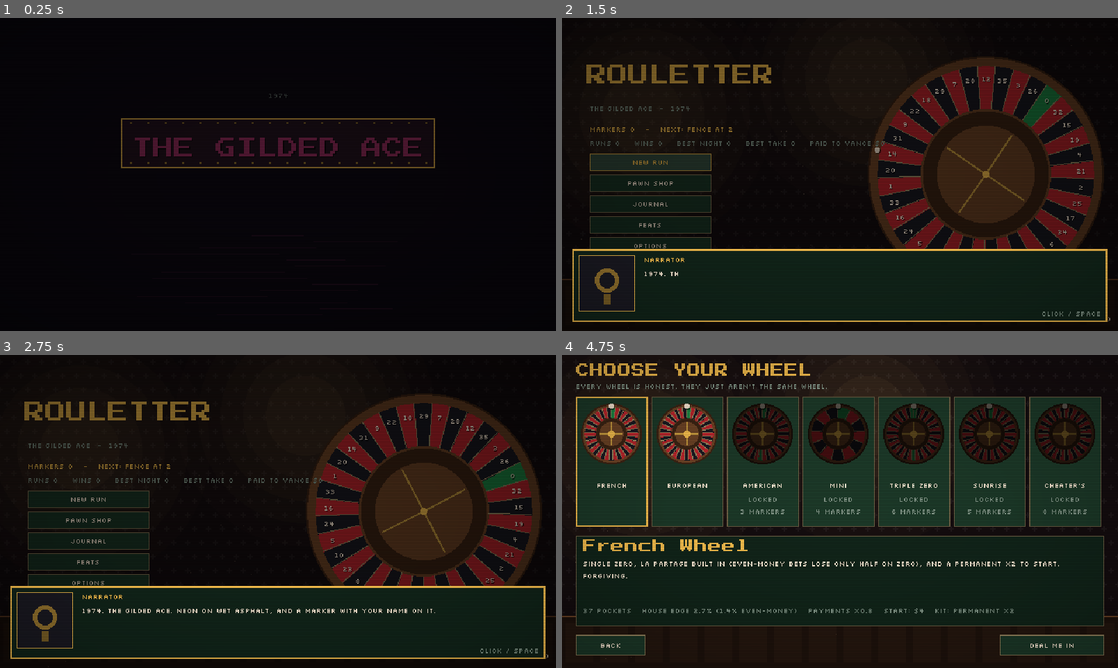
Above: before the commit, frames 1-4 (two rows, left to right).
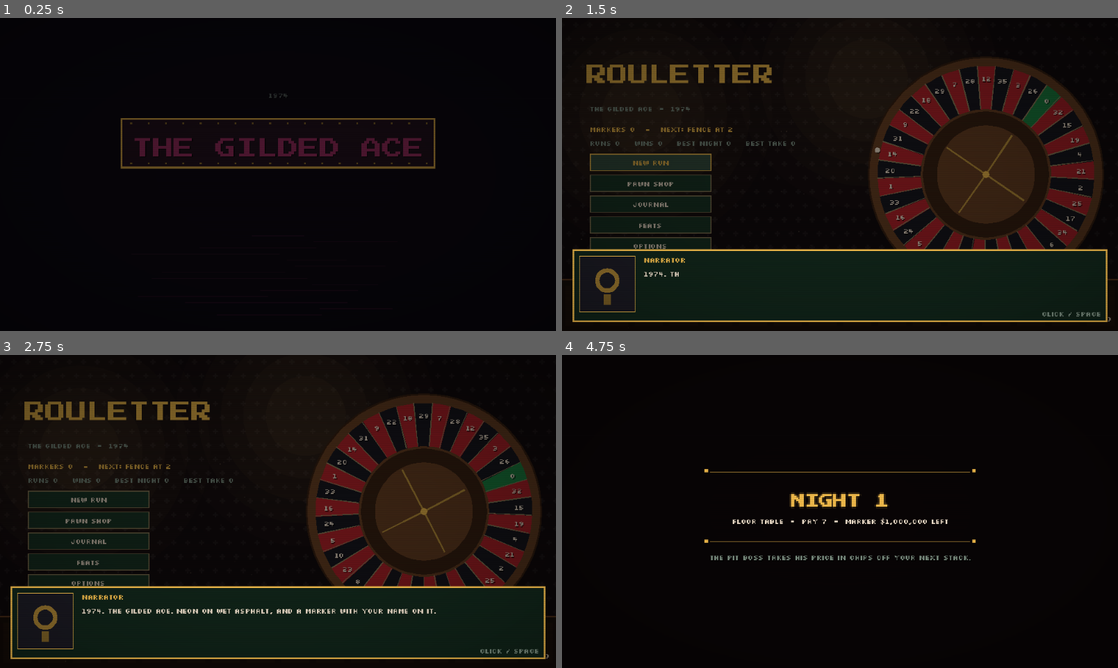
Above: after the commit, the same moments.

Repository: sugnauk/Rouletter
Game: Godot game, scene res://scenes/main.tscn
Two runs of this game, one before a commit and one after it. Both use one fixed random seed, a clock stepped at 60 frames per second and the inputs below.
Inputs (mouse positions are in pixels of both pictures, inside the frame that each line leads up to):
- Up to frame 1 (0.25 s): no input
- Up to frame 2 (1.5 s): tap Enter at 0.5, 0.6 s; hold Right 0.53-1.25 s; click (840, 174) at 0.67 s; tap Space at 0.77 s; tap Keypad Enter at 0.8 s; click "New Run" at 1.25 s
- Up to frame 3 (2.75 s): click "New Run" at 2 s
- Up to frame 4 (4.75 s): move the mouse to (840, 511) at 2.77 s; hold Left 2.78-3.53 s; tap Keypad Enter at 2.85, 4.55 s; click (840, 511) at 2.92 s; tap Space at 3.02, 4.52 s; tap L at 3.05, 3.6 s; move the mouse to (895, 442) at 3.52 s; hold Right from 3.53 s (still down); click (895, 442) at 3.67 s; tap Enter at 3.8, 4.35 s; move the mouse to (812, 574) at 4.27 s; click (812, 574) at 4.42 s

The runs differ from the first frame. In frame 1, 0.5% of the frame differs, in the area x 21-79%, y 24-49%; in frame 2, 3.0%; in frame 3, 3.4%; in frame 4, 71%, in the area x 0-100%, y 0-98%.

Commit message:
0.0.17: fractional scaling (no black borders), one-wheel-at-a-time selector with prev/next, title stats tidy
Co-Authored-By: Claude Opus 5.5 <noreply@anthropic.com>
Claude-Session: https://claude.ai/code/session_013q6d3yRkHgTahmnKYGjD8n

Diff:
--- a/core/version.gd
+++ b/core/version.gd
@@ -4,7 +4,7 @@
 ## The deploy workflow overwrites BUILD with the commit hash and build time, so "dev" means a
 ## local/editor run.
 
-const VERSION := "0.0.16"
+const VERSION := "0.0.17"
 const BUILD := "dev"
 
 
--- a/project.godot
+++ b/project.godot
@@ -34,7 +34,7 @@
 window/stretch/mode="canvas_items"
 window/stretch/aspect="expand"
 window/handheld/orientation=0
-window/stretch/scale_mode="integer"
+window/stretch/scale_mode="fractional"
 
 [gui]
 
@@ -48,6 +48,8 @@
 
 [rendering]
 
+2d/snap/snap_2d_transforms_to_pixel=true
+2d/snap/snap_2d_vertices_to_pixel=true
 textures/vram_compression/import_etc2_astc=true
 environment/defaults/default_clear_color=Color(0.0784314, 0.0509804, 0.0588235, 1)
 textures/canvas_textures/default_texture_filter=0
--- a/scenes/screens/select_screen.gd
+++ b/scenes/screens/select_screen.gd
@@ -1,5 +1,6 @@
 extends Control
-## Wheel select: the wheels are the starting "gamblers".
+## Wheel select: one wheel at a time, shown in full, with < > to browse (or the arrow keys).
+## The wheels are the starting "gamblers"; locked ones can be browsed but not dealt.
 
 const P := preload("res://scenes/ui/palette.gd")
 const Board := preload("res://core/board.gd")
@@ -9,7 +10,10 @@
 
 var main
 var selected := "french"
-var cards: Dictionary = {}
+var wheel_view
+var lock_lbl: Label
+var index_lbl: Label
+var dots: Control
 var name_lbl: Label
 var desc_lbl: Label
 var stat_lbl: Label
@@ -24,44 +28,37 @@
 func setup() -> void:
 	P.place(P.label(self, "CHOOSE YOUR WHEEL", P.FONT_BIG, P.GOLD), Vector2(16, 10))
 	P.place(P.label(self, "Every wheel is honest. They just aren't the same wheel.", P.FONT_SMALL, P.DIM), Vector2(16, 30))
-	# Cards shrink to fit however many wheels there are across the 608px row.
-	var n_w: int = Wheels.ORDER.size()
-	var gap := 4.0
-	var cw: float = floor((608.0 - gap * (n_w - 1)) / n_w)
-	var ws: float = minf(80.0, cw - 12.0)
-	var x := 16.0
-	for id in Wheels.ORDER:
-		var b := Button.new()
-		b.focus_mode = Control.FOCUS_NONE
-		P.place(b, Vector2(x, 48), Vector2(cw, 150))
-		b.pressed.connect(_pick.bind(id))
-		add_child(b)
-		var w = WheelView.new()
-		w.board = Board.new(id)
-		w.mouse_filter = Control.MOUSE_FILTER_IGNORE
-		P.place(w, Vector2(floor((cw - ws) / 2.0), 8), Vector2(ws, ws))
-		b.add_child(w)
-		var n := P.label(b, Wheels.get_def(id).name.replace(" Wheel", ""), P.FONT, P.CREAM)
-		n.mouse_filter = Control.MOUSE_FILTER_IGNORE
-		n.horizontal_alignment = HORIZONTAL_ALIGNMENT_CENTER
-		P.place(n, Vector2(0, 96), Vector2(cw, 14))
-		var s := P.label(b, "", P.FONT_SMALL, P.DIM)
-		s.mouse_filter = Control.MOUSE_FILTER_IGNORE
-		s.horizontal_alignment = HORIZONTAL_ALIGNMENT_CENTER
-		s.autowrap_mode = TextServer.AUTOWRAP_WORD_SMART
-		P.place(s, Vector2(0, 112), Vector2(cw, 36))
-		cards[id] = {"button": b, "status": s, "wheel": w}
-		x += cw + gap
+	# The wheel, big, between the browse arrows.
+	wheel_view = WheelView.new()
+	wheel_view.idle_spin = true
+	wheel_view.mouse_filter = Control.MOUSE_FILTER_IGNORE
+	P.place(wheel_view, Vector2(58, 48), Vector2(232, 232))
+	add_child(wheel_view)
+	var prev := P.button(self, "<", func(): _step(-1), Vector2(34, 64), P.FONT_BIG)
+	P.place(prev, Vector2(16, 132))
+	var next := P.button(self, ">", func(): _step(1), Vector2(34, 64), P.FONT_BIG)
+	P.place(next, Vector2(298, 132))
+	lock_lbl = P.label(self, "", P.FONT, P.DANGER)
+	lock_lbl.horizontal_alignment = HORIZONTAL_ALIGNMENT_CENTER
+	P.place(lock_lbl, Vector2(16, 286), Vector2(316, 14))
+	dots = Control.new()
+	P.place(dots, Vector2(16, 304), Vector2(316, 8))
+	dots.draw.connect(_draw_dots)
+	add_child(dots)
+	# Details on the right.
 	var panel := Panel.new()
-	P.place(panel, Vector2(16, 208), Vector2(608, 104))
+	P.place(panel, Vector2(344, 48), Vector2(280, 264))
 	add_child(panel)
+	index_lbl = P.label(panel, "", P.FONT_SMALL, P.DIM)
+	P.place(index_lbl, Vector2(8, 6))
 	name_lbl = P.label(panel, "", P.FONT_BIG, P.GOLD)
-	P.place(name_lbl, Vector2(8, 4))
+	P.place(name_lbl, Vector2(8, 18))
 	desc_lbl = P.label(panel, "", P.FONT, P.CREAM)
 	desc_lbl.autowrap_mode = TextServer.AUTOWRAP_WORD_SMART
-	P.place(desc_lbl, Vector2(8, 26), Vector2(592, 40))
+	P.place(desc_lbl, Vector2(8, 44), Vector2(264, 110))
 	stat_lbl = P.label(panel, "", P.FONT_SMALL, P.DIM)
-	P.place(stat_lbl, Vector2(8, 80))
+	stat_lbl.autowrap_mode = TextServer.AUTOWRAP_WORD_SMART
+	P.place(stat_lbl, Vector2(8, 160), Vector2(264, 100))
 	go_btn = P.button(self, "Deal me in", func(): main.start_run(selected, acts, grade), Vector2(120, 24))
 	act_btn = P.button(self, "", _toggle_act, Vector2(166, 24))
 	P.place(act_btn, Vector2(334, 322))
@@ -90,16 +87,41 @@
 	refresh()
 
 
-func _pick(id: String) -> void:
-	selected = id
+## Browse to the previous/next wheel.
+func _step(d: int) -> void:
+	var i: int = Wheels.ORDER.find(selected)
+	selected = Wheels.ORDER[(i + d + Wheels.ORDER.size()) % Wheels.ORDER.size()]
 	Sfx.play("click")
 	refresh()
 
 
+func _unhandled_input(event: InputEvent) -> void:
+	if not visible or main.dialogue.is_open():
+		return
+	if event is InputEventKey and event.pressed and not event.echo:
+		if event.keycode == KEY_LEFT:
+			_step(-1)
+			get_viewport().set_input_as_handled()
+		elif event.keycode == KEY_RIGHT:
+			_step(1)
+			get_viewport().set_input_as_handled()
+		elif event.keycode in [KEY_ENTER, KEY_KP_ENTER] and not go_btn.disabled:
+			main.start_run(selected, acts, grade)
+			get_viewport().set_input_as_handled()
+
+
+## One dot per wheel; the current one is gold, locked ones are dim.
+func _draw_dots() -> void:
+	var n: int = Wheels.ORDER.size()
+	var x0: float = dots.size.x / 2.0 - (n - 1) * 6.0
+	for i in range(n):
+		var id: String = Wheels.ORDER[i]
+		var col: Color = P.GOLD if id == selected else (P.CREAM if main.profile.is_unlocked(id) else P.DIM.darkened(0.4))
+		dots.draw_circle(Vector2(x0 + i * 12.0, 4), 3.0 if id == selected else 2.0, col, true, -1.0, false)
+
+
 func refresh() -> void:
 	var prof = main.profile
-	if not prof.is_unlocked(selected):
-		selected = "french"
 	grade = clampi(grade, 0, prof.max_grade())
 	grade_box.visible = prof.max_grade() > 0
 	grade_lbl.text = "GRADE %d: %s" % [grade + 1, Content.GRADES[grade].name.to_upper()]
@@ -109,12 +131,13 @@
 	if acts == 3 and prof.act2_wins <= 0:
 		acts = 1
 	act_btn.text = ["ACT I: THE FLOOR", "ACT II: FLOOR ABOVE", "ENDLESS"][acts - 1]
-	for id in cards:
-		var c: Dictionary = cards[id]
-		var unlocked: bool = prof.is_unlocked(id)
-		c.status.text = ("" if unlocked else "LOCKED\n%d Markers" % Wheels.get_def(id).unlock)
-		c.wheel.modulate = Color.WHITE if unlocked else Color(0.35, 0.35, 0.35)
-		c.button.add_theme_stylebox_override("normal", P.box(P.PANEL_HI, P.GOLD if id == selected else P.LINE.darkened(0.5), 2 if id == selected else 1))
+	var unlocked: bool = prof.is_unlocked(selected)
+	wheel_view.board = Board.new(selected)
+	wheel_view.modulate = Color.WHITE if unlocked else Color(0.35, 0.35, 0.35)
+	wheel_view.queue_redraw()
+	lock_lbl.text = "" if unlocked else "LOCKED  -  %d Markers at the Pawn Shop" % Wheels.get_def(selected).unlock
+	index_lbl.text = "WHEEL %d OF %d" % [Wheels.ORDER.find(selected) + 1, Wheels.ORDER.size()]
+	dots.queue_redraw()
 	var d: Dictionary = Wheels.get_def(selected)
 	var b = Board.new(selected)
 	name_lbl.text = d.name
@@ -133,7 +156,18 @@
 			tw.append(Content.GRADES[g].name)
 		desc_lbl.text += "  GRADE %d marker ($%s): %s." % [grade + 1, P.money(int(round(Content.MARKER_ACT1 * (1.0 + Content.MARKER_GRADE_STEP * grade)))), ", ".join(tw)]
 	var edge_txt := "%.1f%%" % edge + (" (%.1f%% even-money)" % (edge / 2.0) if "la_partage" in d.rules else "")
-	stat_lbl.text = "%d pockets   house edge %s   payments x%.1f   start: $%d%s" % [
-		b.pockets.size(), edge_txt, d.get("target", 1.0),
-		Content.START_CASH + d.cash, ("   kit: " + ", ".join(kit)) if not kit.is_empty() else ""]
+	var zeros := []
+	for z in b.zeros:
+		zeros.append(b.label(z))
+	var rules := []
+	for r in d.rules:
+		rules.append(Content.HOUSE_RULES[r].name)
+	stat_lbl.text = "\n".join([
+		"POCKETS  %d  (%d numbers%s)" % [b.pockets.size(), b.numbers, (" + zeros " + ", ".join(zeros)) if not zeros.is_empty() else ", no zero"],
+		"HOUSE EDGE  " + edge_txt,
+		"PAYMENTS  x%.2f" % d.get("target", 1.0),
+		"STARTING CASH  $%d" % (Content.START_CASH + d.cash),
+		"STARTING KIT  " + (", ".join(kit) if not kit.is_empty() else "none"),
+		"BUILT-IN RULES  " + (", ".join(rules) if not rules.is_empty() else "none"),
+	])
 	go_btn.disabled = not prof.is_unlocked(selected)
--- a/scenes/screens/title_screen.gd
+++ b/scenes/screens/title_screen.gd
@@ -45,4 +45,4 @@
 	debt_lbl.text = "Markers %d" % p.markers
 	if not nu.is_empty():
 		debt_lbl.text += ("   -   %s ready at the Pawn Shop!" % nu.name) if p.markers >= nu.cost else ("   -   next: %s at %d" % [nu.name, nu.cost])
-	info_lbl.text = "Runs %d    Wins %d    Best night %d    Best Take %d    Paid to Vance $%s" % [p.runs, p.wins, p.best_night, p.best_take, P.money(p.total_paid)]
+	info_lbl.text = "Runs %d    Wins %d    Best night %d    Best Take %d" % [p.runs, p.wins, p.best_night, p.best_take]
Not shown, changed: CHANGELOG.md
